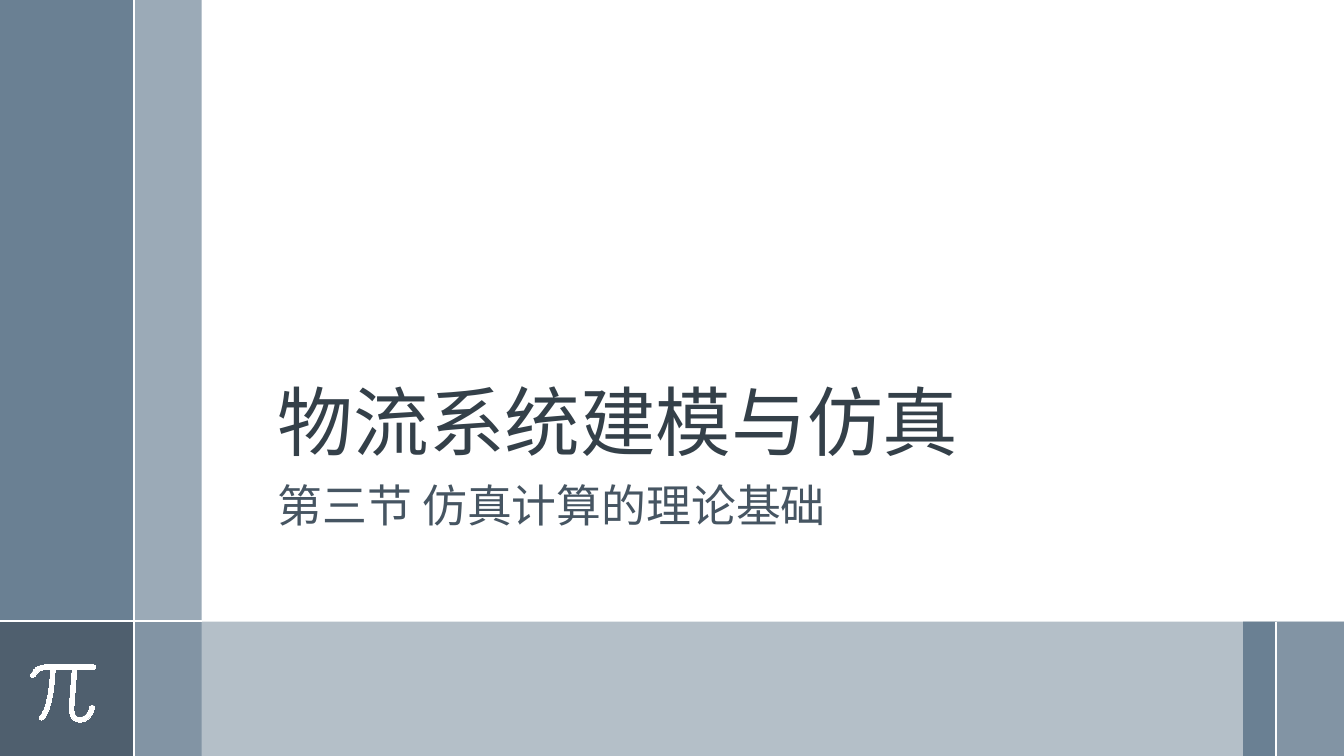
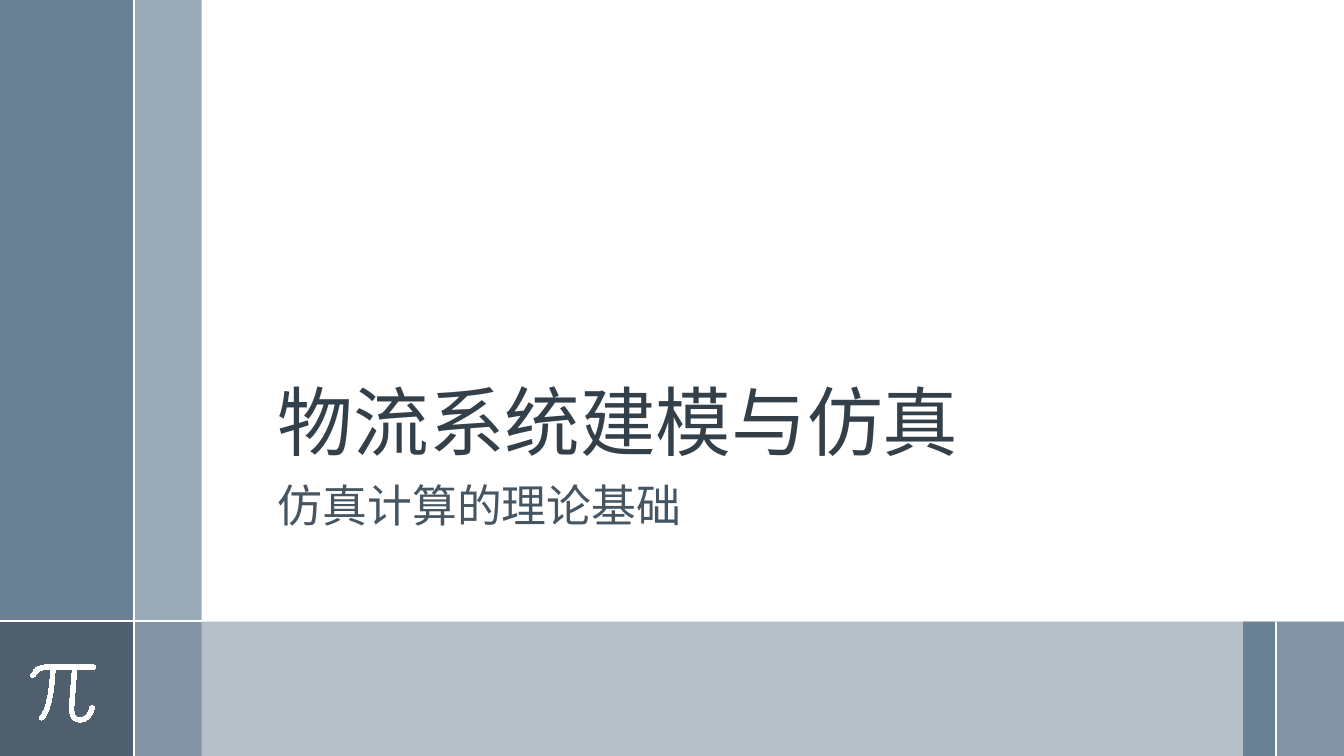
Before and after one commit to exoplanetX/SystemDynamics, a slide deck: slide 1 of 系统仿真-2-计算基础.pptx. Drawn at 1344x756 pixels with LibreOffice and Linux fonts; fonts in the diff are those of the drawing; background and template pictures are left out. Boxes give left, top, right and bottom in pixels: in the first picture for what was removed or moved away, otherwise in the second. Text is boxed around its words. In the diff, an @@ line names an element or a change of style, - is before the commit and + after.

```diff
--- a/系统仿真-2-计算基础.pptx
+++ b/系统仿真-2-计算基础.pptx
@@ subtitle at (278, 484, 681, 526): text changed @@
-第三节 仿真计算的理论基础
+仿真计算的理论基础
```
Also in this commit, not shown: 1 other file.
